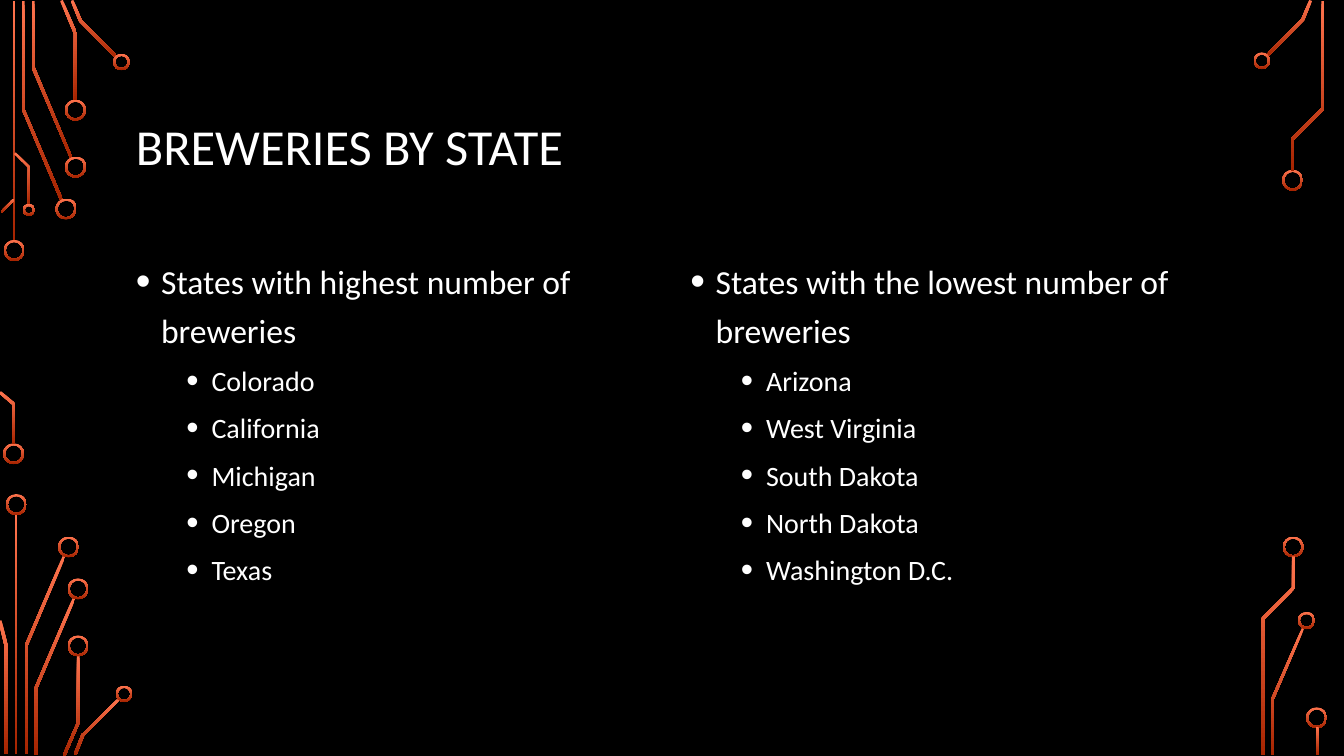
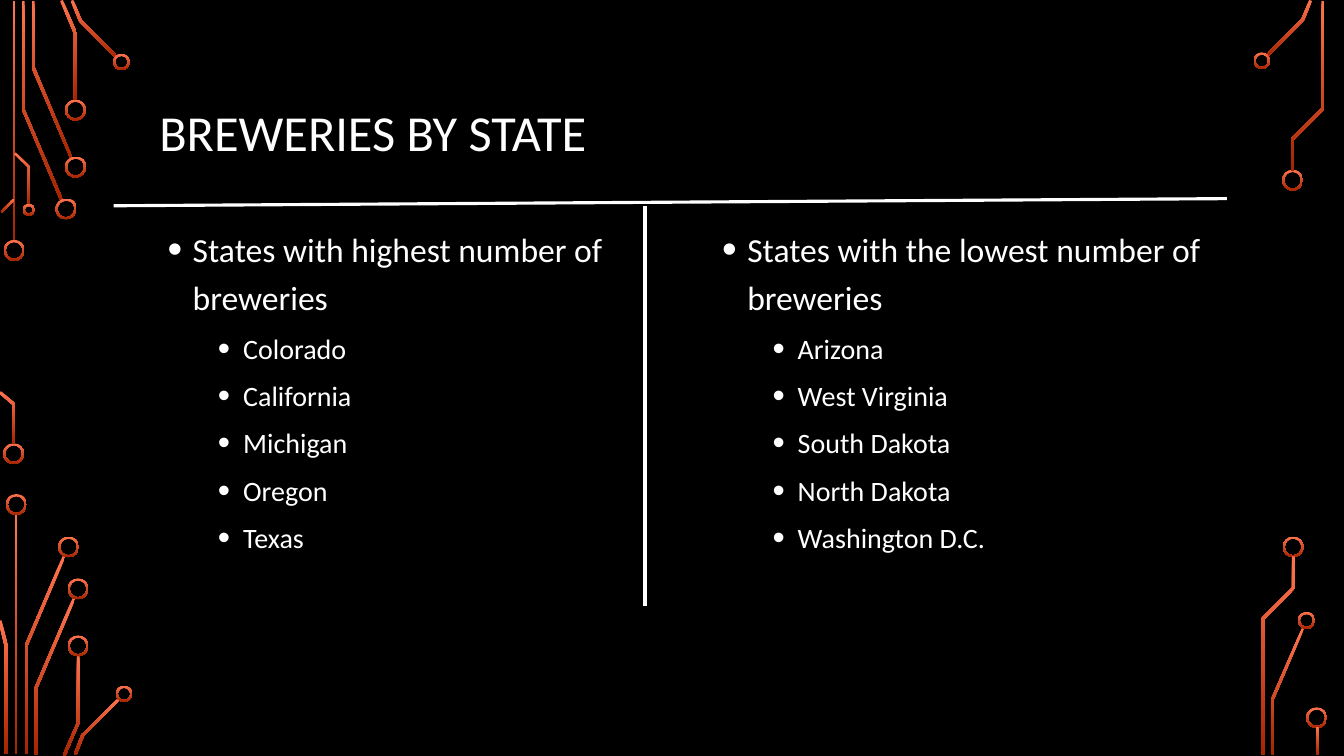
Before and after one commit to arron71/CaseStudy1, a slide deck: slide 2 of CaseStudy1 Presentation.pptx (slide 3 before the commit). Drawn at 1344x756 pixels with LibreOffice and Linux fonts; fonts in the diff are those of the drawing; background and template pictures are left out. Boxes give left, top, right and bottom in pixels: in the first picture for what was removed or moved away, otherwise in the second. Text is boxed around its words. In the diff, an @@ line names an element or a change of style, - is before the commit and + after.

```diff
--- a/CaseStudy1 Presentation.pptx
+++ b/CaseStudy1 Presentation.pptx
@@ title "BREWERIES BY STATE" moved from (x1=136, y1=132, x2=563, y2=166) to (x1=159, y1=118, x2=587, y2=152) @@
@@ line added from (114, 206) to (1227, 199), #FFFFFF 2.25 pt @@
@@ line added from (645, 206) to (645, 606), #FFFFFF 3 pt @@
@@ text "States with highest number of ..." moved from (x1=161, y1=270, x2=570, y2=581) to (x1=193, y1=238, x2=602, y2=549) @@
@@ text "States with the lowest number ..." moved from (x1=716, y1=270, x2=1168, y2=585) to (x1=747, y1=238, x2=1200, y2=553) @@
```
Also in this commit, not shown: 5 other slides changed, 4 slides added, 1 slide removed, 2 other files.
